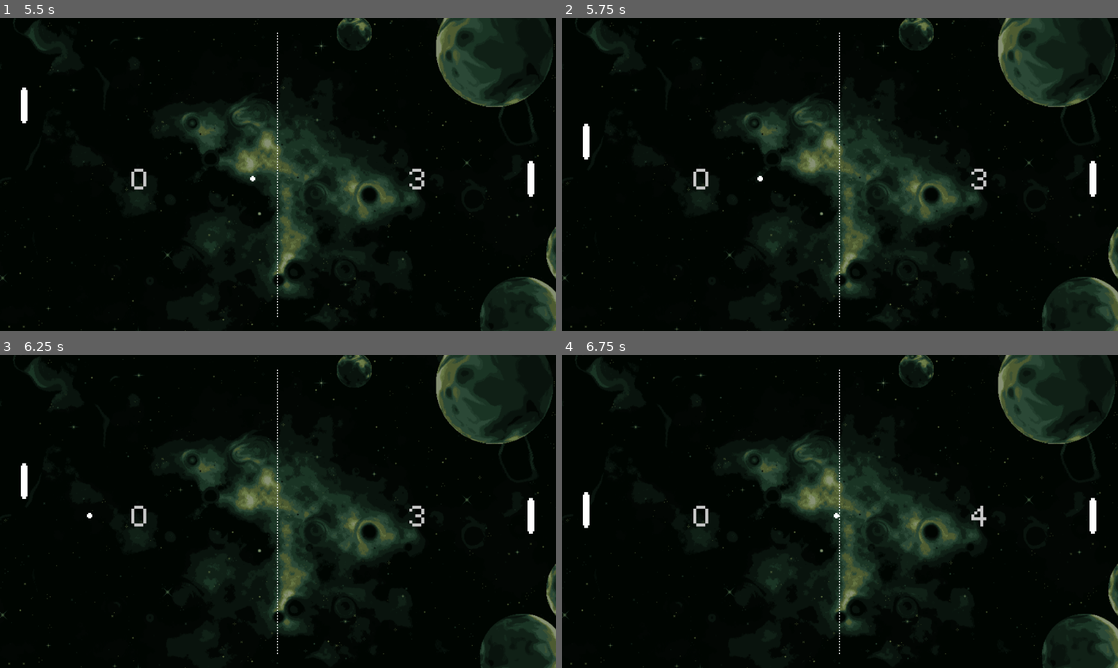
Above: before the commit, frames 1-4 (two rows, left to right).
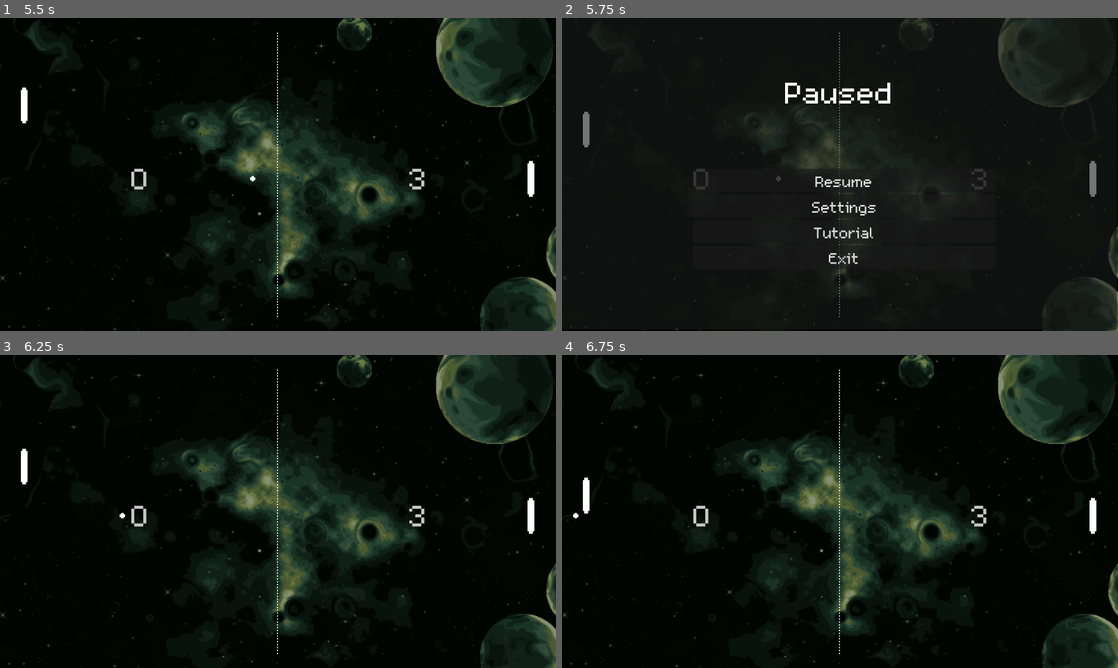
Above: after the commit, the same moments.

Repository: ydkulks/5-More-Minutes
Game: Godot game, scene res://Scenes/5_more_minutes.tscn
Same seed, same stepped clock (60 frames per second), same inputs: the game is played once before the commit and once after it.
Inputs (mouse positions are in pixels of both pictures, inside the frame that each line leads up to):
- Up to frame 1 (5.5 s): click "Settings" at 0.5 s; click "Start Game" at 1.25 s; tap Enter at 2, 5 s; move the mouse to (400, 158) at 2.02 s; hold W (WASD-up) 2.03-2.78 s; move the mouse to (166, 190) at 2.77 s; hold S (WASD-down) 2.78-3.53 s; tap Space at 3.5 s; move the mouse to (333, 105) at 3.52 s; hold W (WASD-up) 3.53-5.03 s; move the mouse to (250, 237) at 4.27 s; move the mouse to (444, 221) at 5.02 s; hold S (WASD-down) from 5.03 s (still down)
- Up to frame 2 (5.75 s): keep holding S (WASD-down); tap Escape (ui_cancel) at 5.65 s
- Up to frame 3 (6.25 s): release S (WASD-down) at 5.75 s; click (283, 517) at 5.75 s, where only the run after the commit has a clickable "Resume"
- Up to frame 4 (6.75 s): tap Space at 6.5 s; move the mouse to (673, 464) at 6.52 s; hold S (WASD-down) from 6.53 s (still down)

Frame 1 is identical in both runs. In frame 2, 7.0% of the frame differs, in the area x 0-100%, y 0-100%; in frame 3, 0.2%; in frame 4, 0.3%.

Commit message:
Game over, pause menu, audio fx
Added game over screen with 5m timer.
Pause menu
Audio FX and BGM

Diff:
--- a/Scenes/5_more_minutes.tscn
+++ b/Scenes/5_more_minutes.tscn
@@ -6,6 +6,7 @@
 [node name="5 More Minutes" type="Node"]
 
 [node name="MainMenu" parent="." instance=ExtResource("1_fxps2")]
+process_mode = 3
 
 [node name="AudioStreamPlayer2D" type="AudioStreamPlayer2D" parent="."]
 stream = ExtResource("1_5qo6r")
--- a/Scenes/Game/Characters/Pong/ball_collision_logic.gd
+++ b/Scenes/Game/Characters/Pong/ball_collision_logic.gd
@@ -17,7 +17,7 @@
 	body == get_node("/root/Pong/Background/StaticBody2D4")) :
 		var computer_score = get_node("/root/Pong/ComputerScore")
 		var player_score = get_node("/root/Pong/PlayerScore")
-		var max_score = 5
+		#var max_score = 5
 		# Reset position
 		Ball.position = _initial_pos_ball
 		Ball.velocity.y = 0
@@ -33,7 +33,8 @@
 		get_node("/root/Pong/Score").playing = true
 
 		# Reset score
-		if ( int(computer_score.text) >= max_score or int(player_score.text) >= max_score ):
-			print("Game Over")
-			computer_score.set("text", 0)
-			player_score.set("text", 0)
+		#if ( int(computer_score.text) >= max_score or int(player_score.text) >= max_score ):
+			#get_tree().paused = true
+			#get_node("/root/Pong/GameOver").visible = true
+			#computer_score.set("text", 0)
+			#player_score.set("text", 0)
--- /dev/null
+++ b/Scenes/Game/Levels/Pong.gd
@@ -0,0 +1,16 @@
+extends Node2D
+
+@onready var computer_score = get_node("/root/Pong/ComputerScore")
+@onready var player_score = get_node("/root/Pong/PlayerScore")
+
+func _input(event):
+	if event.is_action_pressed("ui_cancel"):
+		if not get_tree().paused:
+			get_node("/root/Pong/PauseMenu").visible = true
+			get_tree().paused = true
+
+func _on_timer_timeout():
+	get_tree().paused = true
+	get_node("/root/Pong/GameOver").visible = true
+	computer_score.set("text", 0)
+	player_score.set("text", 0)
--- a/Scenes/Game/Levels/Pong.tscn
+++ b/Scenes/Game/Levels/Pong.tscn
@@ -1,6 +1,7 @@
-[gd_scene load_steps=17 format=3 uid="uid://3oirhhef1tco"]
+[gd_scene load_steps=21 format=3 uid="uid://3oirhhef1tco"]
 
 [ext_resource type="PackedScene" uid="uid://msr6uxuna4wu" path="res://Scenes/Game/Characters/Pong/paddle.tscn" id="1_3foig"]
+[ext_resource type="Script" path="res://Scenes/Game/Levels/Pong.gd" id="1_esovx"]
 [ext_resource type="Texture2D" uid="uid://cyrcopok3cxug" path="res://Assets/2D Art/Menu/Space Background.png" id="1_mda3i"]
 [ext_resource type="Script" path="res://Scenes/Game/Levels/Player.gd" id="2_0qg2f"]
 [ext_resource type="PackedScene" uid="uid://do2ydtud6pvod" path="res://Scenes/Game/Characters/Pong/ball.tscn" id="2_1gtun"]
@@ -11,6 +12,9 @@
 [ext_resource type="FontFile" uid="uid://7kk4yqg6nmxs" path="res://Assets/m5x7.ttf" id="7_yy80t"]
 [ext_resource type="AudioStream" uid="uid://dd2k2li2bsq1g" path="res://Assets/Audio/Hit damage 1.wav" id="10_7f53q"]
 [ext_resource type="AudioStream" uid="uid://cff5pup8irujk" path="res://Assets/Audio/Fruit collect 1.wav" id="11_phxng"]
+[ext_resource type="AudioStream" uid="uid://oe6qvfuycth7" path="res://Assets/Audio/VGMA Challenge - 16.ogg" id="12_1wjh2"]
+[ext_resource type="PackedScene" uid="uid://c5qra4gg2s7ru" path="res://Scenes/Menu/game_over.tscn" id="13_j8tc7"]
+[ext_resource type="PackedScene" uid="uid://c6nwil2bg6nb0" path="res://Scenes/Menu/pause_menu.tscn" id="15_t4eyh"]
 
 [sub_resource type="GradientTexture1D" id="GradientTexture1D_s8fq0"]
 
@@ -27,6 +31,7 @@
 normal = Vector2(1, 0)
 
 [node name="Pong" type="Node2D"]
+script = ExtResource("1_esovx")
 
 [node name="SpaceBackground" type="Sprite2D" parent="."]
 position = Vector2(526, 374.72)
@@ -118,4 +123,18 @@
 [node name="Score" type="AudioStreamPlayer" parent="."]
 stream = ExtResource("11_phxng")
 
+[node name="BGM" type="AudioStreamPlayer" parent="."]
+stream = ExtResource("12_1wjh2")
+autoplay = true
+
+[node name="GameOver" parent="." instance=ExtResource("13_j8tc7")]
+
+[node name="PauseMenu" parent="." instance=ExtResource("15_t4eyh")]
+
+[node name="5m" type="Timer" parent="."]
+process_callback = 0
+wait_time = 300.0
+autostart = true
+
 [connection signal="body_entered" from="Ball/Area2D2" to="Ball/Area2D2" method="_on_body_entered"]
+[connection signal="timeout" from="5m" to="." method="_on_timer_timeout"]
--- /dev/null
+++ b/Scenes/Menu/game_over.gd
@@ -0,0 +1,16 @@
+extends CanvasLayer
+
+func _on_play_again_pressed():
+	get_tree().paused = false
+	visible = false
+	get_tree().reload_current_scene()
+
+func _on_exit_pressed():
+	get_tree().paused = false
+	get_tree().change_scene_to_file("res://Scenes/5_more_minutes.tscn")
+
+
+func _on_visibility_changed():
+	var pong = get_node("../PlayerScore")
+	var score = get_node("./Control/Score")
+	score.set("text",pong.text)
--- /dev/null
+++ b/Scenes/Menu/game_over.tscn
@@ -0,0 +1,85 @@
+[gd_scene load_steps=3 format=3 uid="uid://c5qra4gg2s7ru"]
+
+[ext_resource type="FontFile" uid="uid://7kk4yqg6nmxs" path="res://Assets/m5x7.ttf" id="1_1dedy"]
+[ext_resource type="Script" path="res://Scenes/Menu/game_over.gd" id="1_ssvox"]
+
+[node name="GameOver" type="CanvasLayer"]
+process_mode = 2
+visible = false
+script = ExtResource("1_ssvox")
+
+[node name="Control" type="Control" parent="."]
+layout_mode = 3
+anchors_preset = 0
+offset_left = 359.0
+offset_top = 143.0
+offset_right = 826.0
+offset_bottom = 467.0
+pivot_offset = Vector2(234, 162)
+
+[node name="Panel" type="Panel" parent="Control"]
+modulate = Color(0, 0, 0, 1)
+layout_mode = 0
+offset_left = -362.0
+offset_top = -148.0
+offset_right = 798.0
+offset_bottom = 509.0
+
+[node name="Title" type="Label" parent="Control"]
+layout_mode = 2
+offset_right = 467.0
+offset_bottom = 117.0
+theme_override_fonts/font = ExtResource("1_1dedy")
+theme_override_font_sizes/font_size = 100
+text = "Game Over"
+horizontal_alignment = 1
+vertical_alignment = 1
+
+[node name="ScoreLabel" type="Label" parent="Control"]
+layout_mode = 0
+offset_left = 196.0
+offset_top = 117.0
+offset_right = 262.0
+offset_bottom = 141.0
+theme_override_fonts/font = ExtResource("1_1dedy")
+theme_override_font_sizes/font_size = 30
+text = "Scored:"
+
+[node name="Score" type="Label" parent="Control"]
+layout_mode = 0
+offset_left = 196.0
+offset_top = 141.0
+offset_right = 262.0
+offset_bottom = 203.0
+theme_override_fonts/font = ExtResource("1_1dedy")
+theme_override_font_sizes/font_size = 30
+text = "0"
+horizontal_alignment = 1
+vertical_alignment = 1
+
+[node name="MarginContainer" type="MarginContainer" parent="Control"]
+layout_mode = 0
+offset_left = 99.0
+offset_top = 203.0
+offset_right = 359.0
+offset_bottom = 336.0
+
+[node name="VBoxContainer" type="VBoxContainer" parent="Control/MarginContainer"]
+layout_mode = 2
+alignment = 1
+
+[node name="PlayAgain" type="Button" parent="Control/MarginContainer/VBoxContainer"]
+layout_mode = 2
+theme_override_fonts/font = ExtResource("1_1dedy")
+theme_override_font_sizes/font_size = 50
+text = "Play Again"
+
+[node name="Exit" type="Button" parent="Control/MarginContainer/VBoxContainer"]
+layout_mode = 2
+theme_override_fonts/font = ExtResource("1_1dedy")
+theme_override_font_sizes/font_size = 50
+text = "Exit "
+
+[connection signal="visibility_changed" from="." to="." method="_on_visibility_changed"]
+[connection signal="pressed" from="Control/MarginContainer/VBoxContainer/PlayAgain" to="." method="_on_play_again_pressed"]
+[connection signal="pressed" from="Control/MarginContainer/VBoxContainer/Exit" to="." method="_on_exit_pressed"]
--- /dev/null
+++ b/Scenes/Menu/pause_menu.gd
@@ -0,0 +1,18 @@
+extends CanvasLayer
+
+func _on_resume_pressed():
+	visible = false
+	get_tree().paused = false
+
+
+func _on_settings_pressed():
+	pass # Replace with function body.
+
+
+func _on_tutorial_pressed():
+	pass # Replace with function body.
+
+
+func _on_exit_pressed():
+	get_tree().paused = false
+	get_tree().change_scene_to_file("res://Scenes/5_more_minutes.tscn")
--- /dev/null
+++ b/Scenes/Menu/pause_menu.tscn
@@ -0,0 +1,76 @@
+[gd_scene load_steps=4 format=3 uid="uid://c6nwil2bg6nb0"]
+
+[ext_resource type="FontFile" uid="uid://7kk4yqg6nmxs" path="res://Assets/m5x7.ttf" id="1_6keic"]
+[ext_resource type="Script" path="res://Scenes/Menu/pause_menu.gd" id="1_p6p16"]
+[ext_resource type="AudioStream" uid="uid://2th70ggn6uyo" path="res://Assets/Audio/Ludum Dare 30 - 07.ogg" id="3_ve4hk"]
+
+[node name="PauseMenu" type="CanvasLayer"]
+process_mode = 2
+visible = false
+script = ExtResource("1_p6p16")
+
+[node name="Control" type="Control" parent="."]
+layout_mode = 3
+anchors_preset = 0
+offset_right = 40.0
+offset_bottom = 40.0
+
+[node name="Panel" type="Panel" parent="Control"]
+layout_mode = 0
+offset_right = 1150.0
+offset_bottom = 645.0
+
+[node name="Label" type="Label" parent="Control"]
+layout_mode = 0
+offset_top = 40.0
+offset_right = 1150.0
+offset_bottom = 260.0
+theme_override_fonts/font = ExtResource("1_6keic")
+theme_override_font_sizes/font_size = 100
+text = "Paused"
+horizontal_alignment = 1
+vertical_alignment = 1
+
+[node name="MarginContainer" type="MarginContainer" parent="Control"]
+layout_mode = 0
+offset_left = 271.0
+offset_top = 260.0
+offset_right = 899.0
+offset_bottom = 572.0
+
+[node name="VBoxContainer" type="VBoxContainer" parent="Control/MarginContainer"]
+layout_mode = 2
+alignment = 1
+
+[node name="Resume" type="Button" parent="Control/MarginContainer/VBoxContainer"]
+layout_mode = 2
+theme_override_fonts/font = ExtResource("1_6keic")
+theme_override_font_sizes/font_size = 50
+text = "Resume"
+
+[node name="Settings" type="Button" parent="Control/MarginContainer/VBoxContainer"]
+layout_mode = 2
+theme_override_fonts/font = ExtResource("1_6keic")
+theme_override_font_sizes/font_size = 50
+text = "Settings"
+
+[node name="Tutorial" type="Button" parent="Control/MarginContainer/VBoxContainer"]
+layout_mode = 2
+theme_override_fonts/font = ExtResource("1_6keic")
+theme_override_font_sizes/font_size = 50
+text = "Tutorial"
+
+[node name="Exit" type="Button" parent="Control/MarginContainer/VBoxContainer"]
+layout_mode = 2
+theme_override_fonts/font = ExtResource("1_6keic")
+theme_override_font_sizes/font_size = 50
+text = "Exit"
+
+[node name="AudioStreamPlayer2D" type="AudioStreamPlayer2D" parent="."]
+stream = ExtResource("3_ve4hk")
+autoplay = true
+
+[connection signal="pressed" from="Control/MarginContainer/VBoxContainer/Resume" to="." method="_on_resume_pressed"]
+[connection signal="pressed" from="Control/MarginContainer/VBoxContainer/Settings" to="." method="_on_settings_pressed"]
+[connection signal="pressed" from="Control/MarginContainer/VBoxContainer/Tutorial" to="." method="_on_tutorial_pressed"]
+[connection signal="pressed" from="Control/MarginContainer/VBoxContainer/Exit" to="." method="_on_exit_pressed"]
Not shown, added: Assets/Audio/VGMA Challenge - 16.ogg.import
Not shown, added: Assets/Audio/VGMA Challenge - 16.ogg
Not shown, changed: TODO.md
